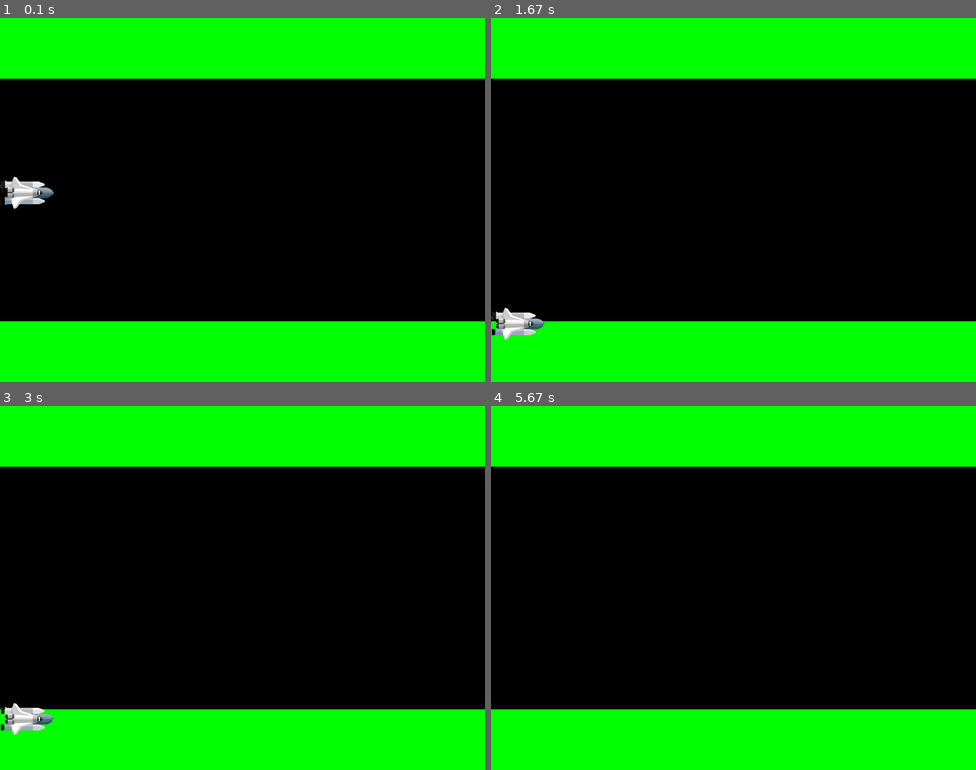
Above: before the commit, frames 1-4 (two rows, left to right).
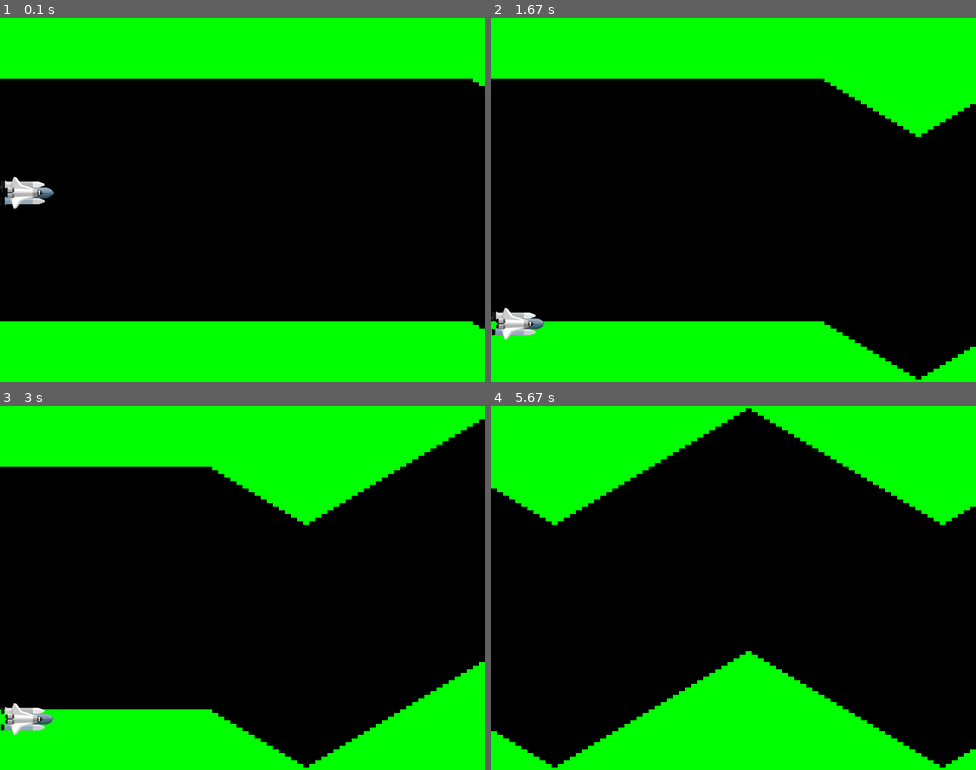
Above: after the commit, the same moments.

Repository: deviankim/pygame9
Game: pygame game, started from 01-cave/07.py
Same seed, same stepped clock (60 frames per second), same inputs: the game is played once before the commit and once after it.
Inputs:
- Up to frame 1 (0.1 s): no input
- Up to frame 2 (1.67 s): tap Space at 0.33, 0.73, 1.03, 1.23, 1.57 s
- Up to frame 3 (3 s): tap Space at 1.87, 2.07, 2.37, 2.63, 2.97 s
- Up to frame 4 (5.67 s): tap Space at 3.4, 3.8, 4.1, 4.47, 4.87, 5.17, 5.37 s

The runs differ from the first frame. In frame 1, less than 0.1% of the frame differs, in the area x 97-100%, y 16-86%; in frame 2, 5.9%; in frame 3, 8.7%; in frame 4, 17%, in the area x 0-100%, y 0-100%.

Commit message:
07 경사 적용

Diff:
--- a/01-cave/07.py
+++ b/01-cave/07.py
@@ -12,6 +12,7 @@
     walls = 80
     ship_y = 250
     velocity = 0
+    slope = 6  # 경사값 6으로 초기화
     ship_image = pygame.image.load("ship.png")
 
     holes = []
@@ -31,6 +32,17 @@
         velocity += -3 if is_space_down else 3
         ship_y += velocity
 
+        edge = holes[-1].copy()  # 배열의 가장 끝(-1) 에 있는 구멍의 복사본 생성
+        test = edge.move(0, slope)  # 구멍이 벽에 닿았는지 확인하기 위한 test 변수
+        if test.top <= 0 or test.bottom >= 600:  # 벽에 닿았는지 조건 검사
+            slope *= -1  # 경사에 -1 을 곱해 주어 반대 방향으로 전환
+
+        edge.move_ip(10, slope)  # 가장자리 구멍을 경사값 만큼 y 좌표를 이동
+        holes.append(edge)  # 가장자리를 구멍 리스트에 추가
+
+        del holes[0]  # 맨 처음 구멍을 제거
+        holes = [x.move(-10, 0) for x in holes]  # 구멍을 좌측으로 -10씩 이동 (스크롤 효과)
+
         SURFACE.fill((0, 255, 0))
 
         for hole in holes:
